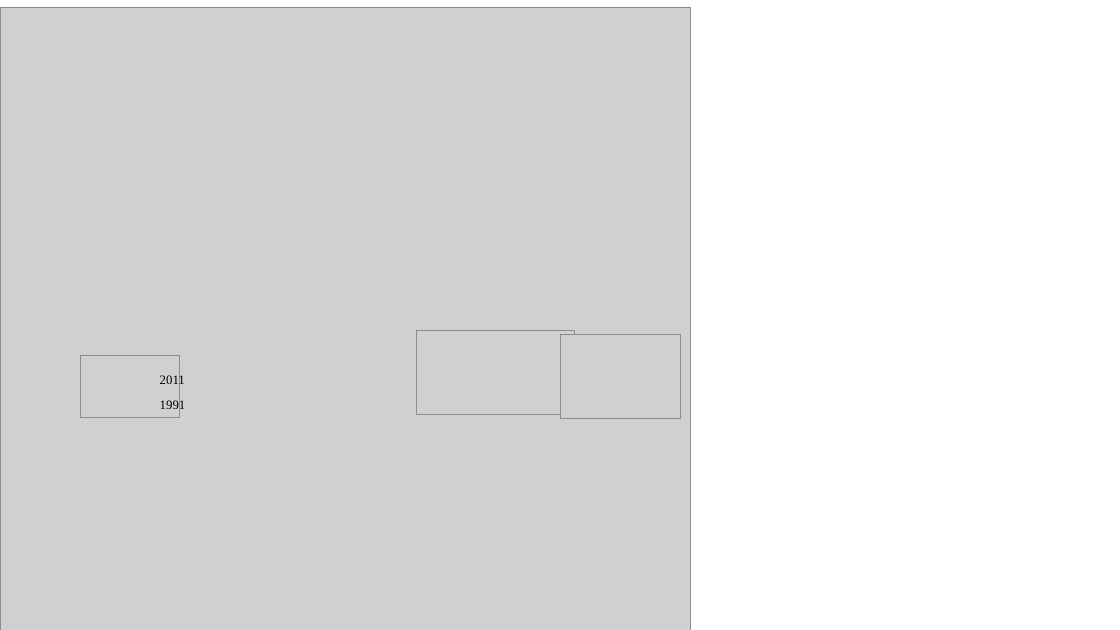
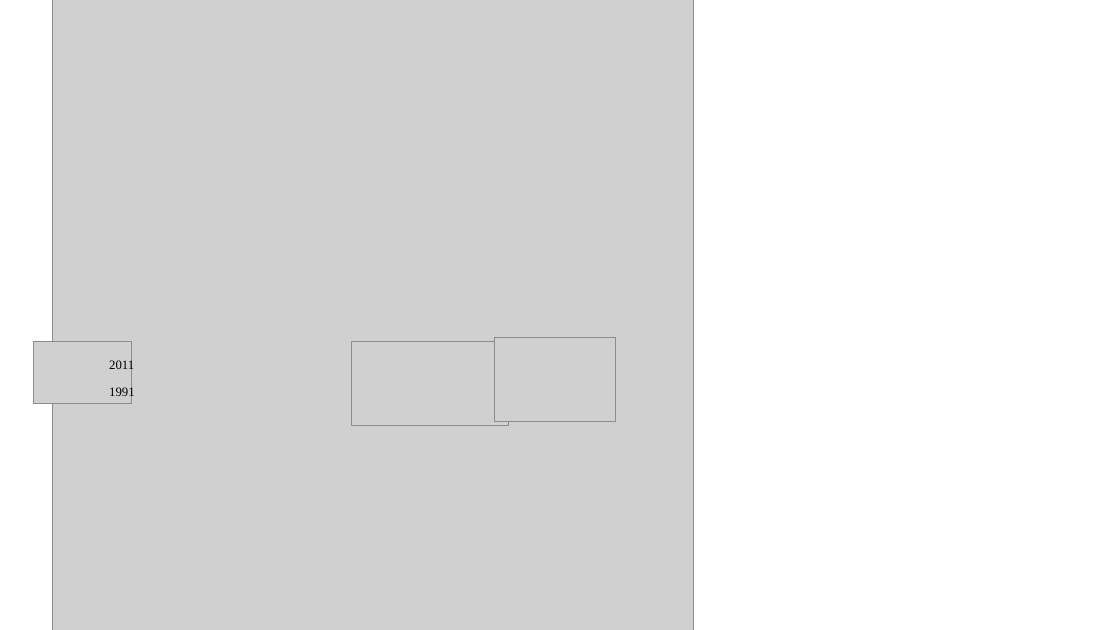
Before and after one commit to smc322/EcosysGCBClass2022, a slide deck: slide 1 of Figures/Niwot/combo_edits.pptx. Drawn at 1120x630 pixels with LibreOffice and Linux fonts; fonts in the diff are those of the drawing; grey boxes stand for pictures. Boxes give left, top, right and bottom in pixels: in the first picture for what was removed or moved away, otherwise in the second. Text is boxed around its words. In the diff, an @@ line names an element or a change of style, - is before the commit and + after.

```diff
--- a/Figures/Niwot/combo_edits.pptx
+++ b/Figures/Niwot/combo_edits.pptx
@@ picture: place and size @@
-picture at [0,7,691,630]
+picture at [53,0,694,630]
@@ picture: place and size @@
-picture at [81,355,179,418]
+picture at [33,342,131,404]
@@ text "2011": place and size @@
-text "2011" at [160,374,185,387]
+text "2011" at [109,359,134,372]
@@ picture: place and size @@
-picture at [417,331,575,415]
+picture at [351,342,509,426]
@@ picture: place and size @@
-picture at [560,334,681,418]
+picture at [495,338,616,422]
@@ text "1991": place and size @@
-text "1991" at [160,399,186,412]
+text "1991" at [109,386,135,399]
```
Also in this commit, not shown: 10 other files.
